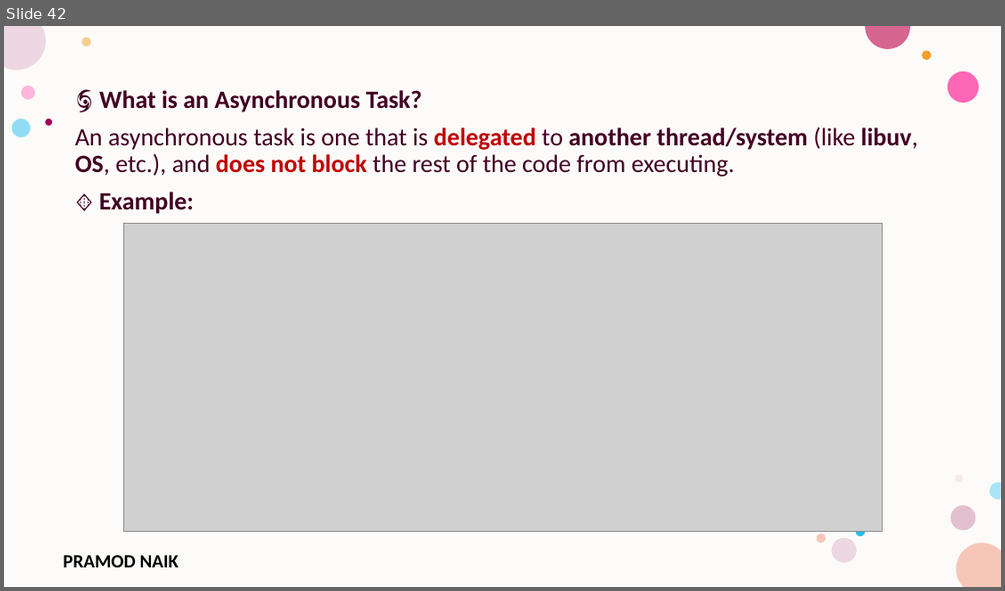
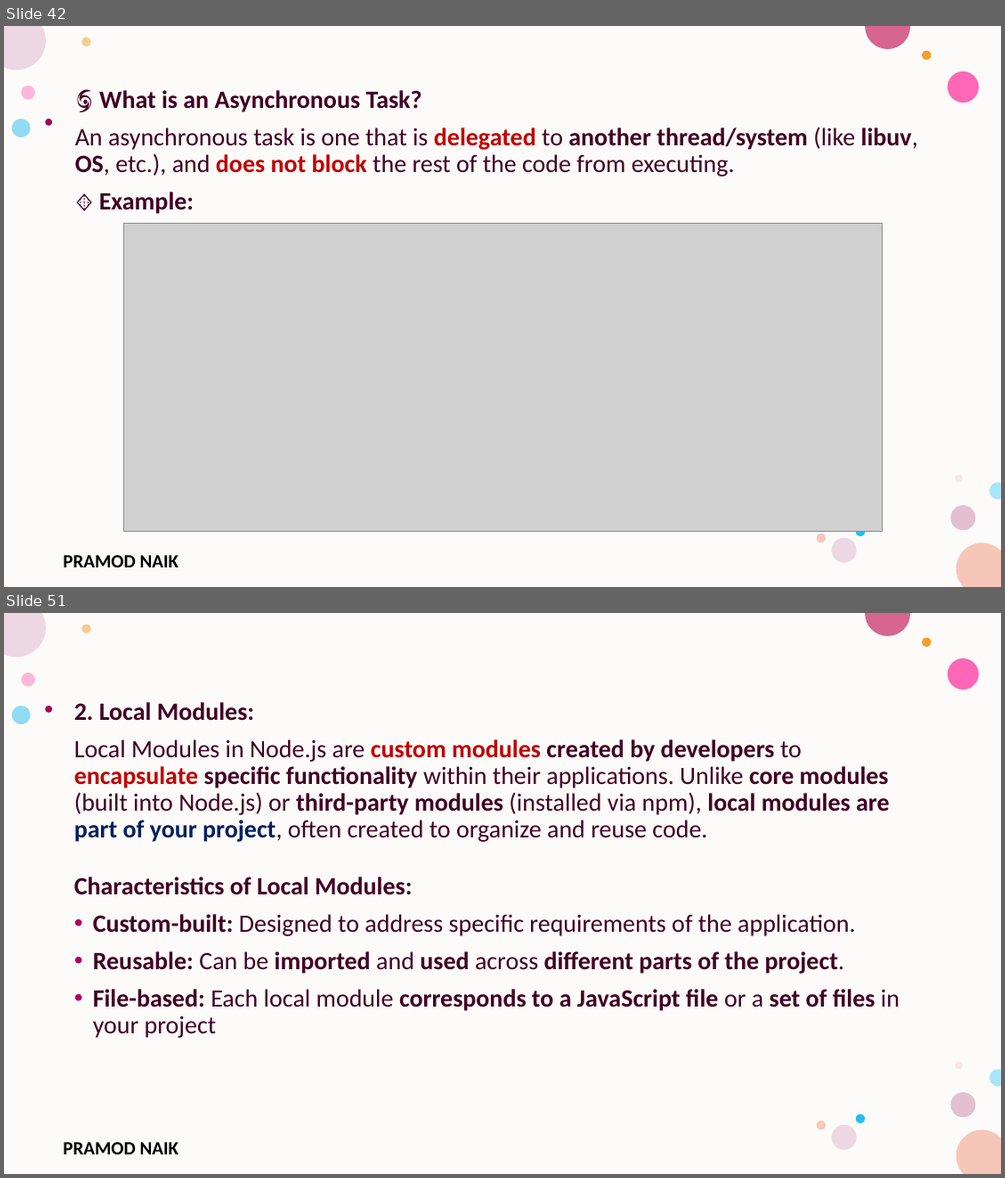
Before and after one commit to PRAMODNAIK-DEV/Node.js-Hands-on-Workshop, a slide deck: Node.js-Hands-on-Workshop 2025.pptx. Shown one above the other, each under a label of ours: slide 42 before the commit, slides 42 and 51 after it; the slides between them are not shown. The pictures are 1005x591 and 1005x1178 pixels, drawn with LibreOffice and Linux fonts; fonts in the diff are those of the drawing; grey boxes stand for pictures; background and template pictures are left out. Boxes give left, top, right and bottom in pixels: in the first picture for what was removed or moved away, otherwise in the second. Text is boxed around its words. In the diff, an @@ line names an element or a change of style, - is before the commit and + after.

```diff
--- a/Node.js-Hands-on-Workshop 2025.pptx
+++ b/Node.js-Hands-on-Workshop 2025.pptx
@@ slide 51 added at [4, 613, 1001, 1174], background #FFFFFF; not listed: 17 template elements that a slide beside it also shows @@
@@ text added at [74, 702, 899, 1038], 24 pt, text #420023, bold @@
+2. Local Modules:
+Local Modules in Node.js are custom modules created by developers to encapsulate specific functionality within their applications. Unlike core modules (built into Node.js) or third-party modules (installed via npm), local modules are part of your project, often created to organize and reuse code.
+Characteristics of Local Modules:
+• Custom-built: Designed to address specific requirements of the application.
+• Reusable: Can be imported and used across different parts of the project.
+• File-based: Each local module corresponds to a JavaScript file or a set of files in your project
```
Also in this commit, not shown: 1 slide changed, 16 other slides added, 2 slides removed.
